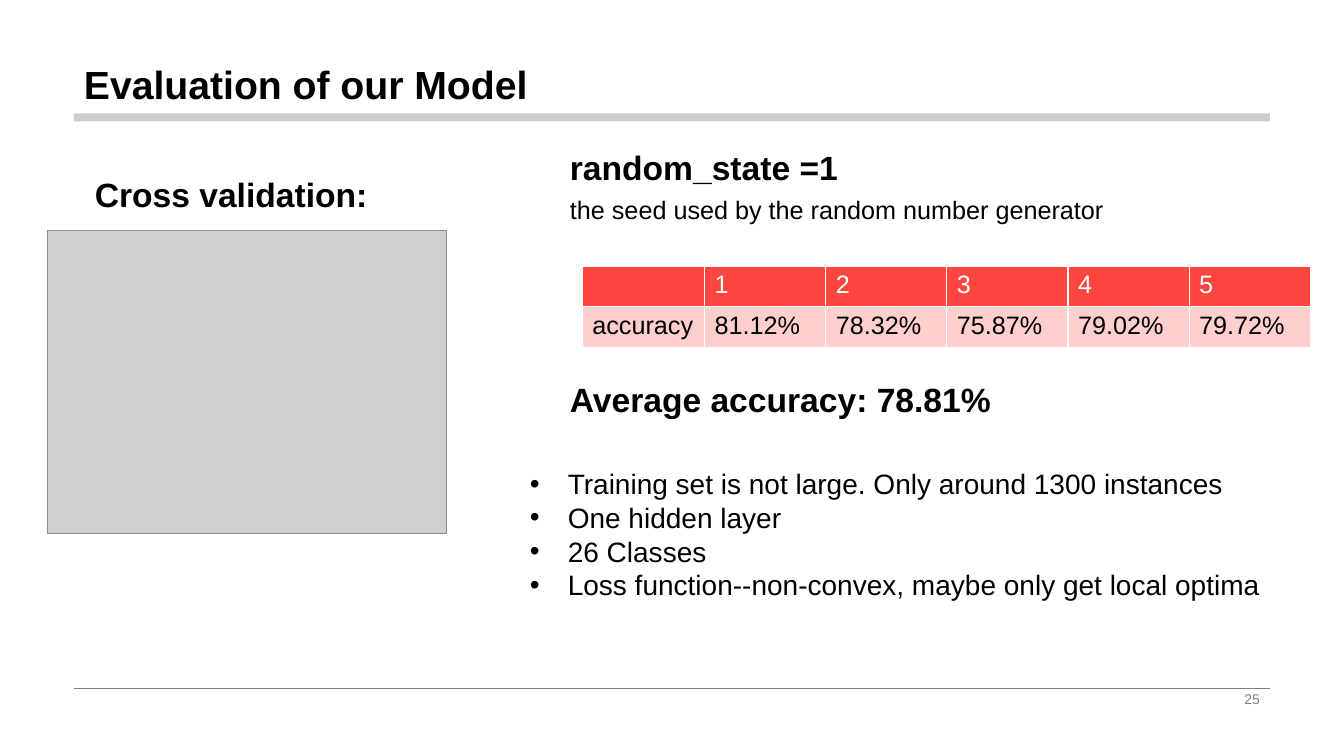
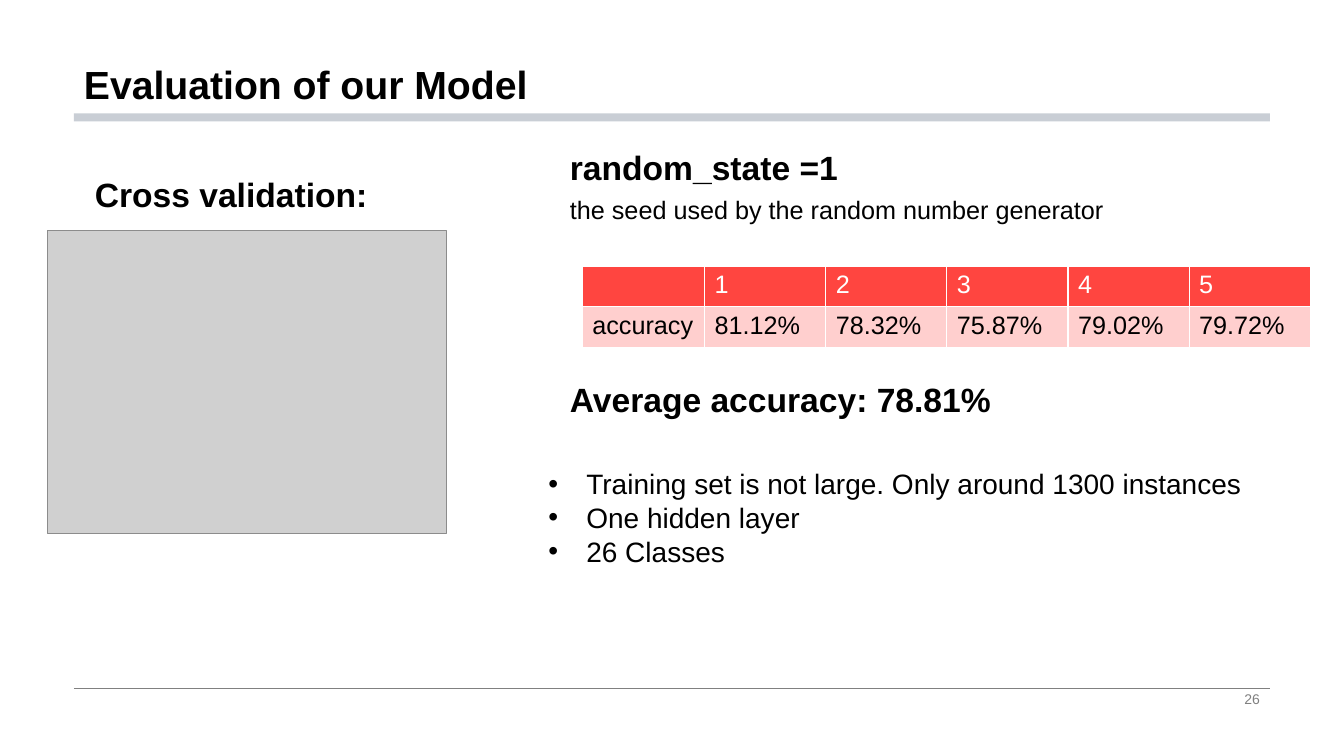
Before and after one commit to briiiskiiiday/AR-Child-English-Vocabulary-Teaching-Based-on-Handwritten-Letter-Recognition--Animal-, a slide deck: slide 26 of final_presentation.pptx (slide 25 before the commit). Drawn at 1344x756 pixels with LibreOffice and Linux fonts; fonts in the diff are those of the drawing; grey boxes stand for pictures. Boxes give left, top, right and bottom in pixels: in the first picture for what was removed or moved away, otherwise in the second. Text is boxed around its words. In the diff, an @@ line names an element or a change of style, - is before the commit and + after.

```diff
--- a/final_presentation.pptx
+++ b/final_presentation.pptx
@@ text "Training set is not large. ...": place and size @@
-text "Training set is not large. ..." at box(568, 473, 1259, 600)
+text "Training set is not large. ..." at box(586, 473, 1241, 563)
@@ text at box(568, 574, 1259, 600): paragraph removed @@
-• Loss function--non-convex, maybe only get local optima
```
Also in this commit, not shown: 4 other slides changed, 1 slide added, 2 other files.
